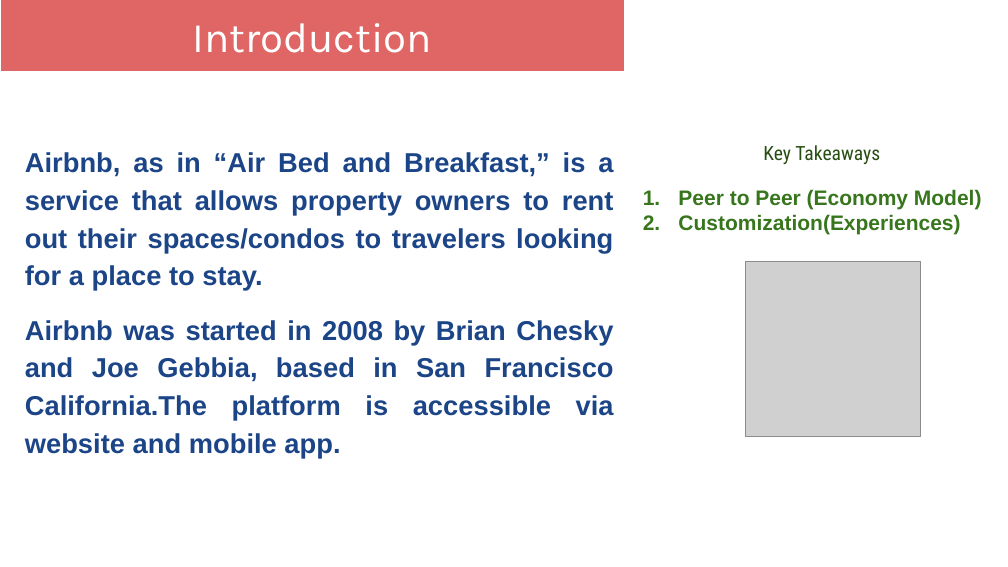
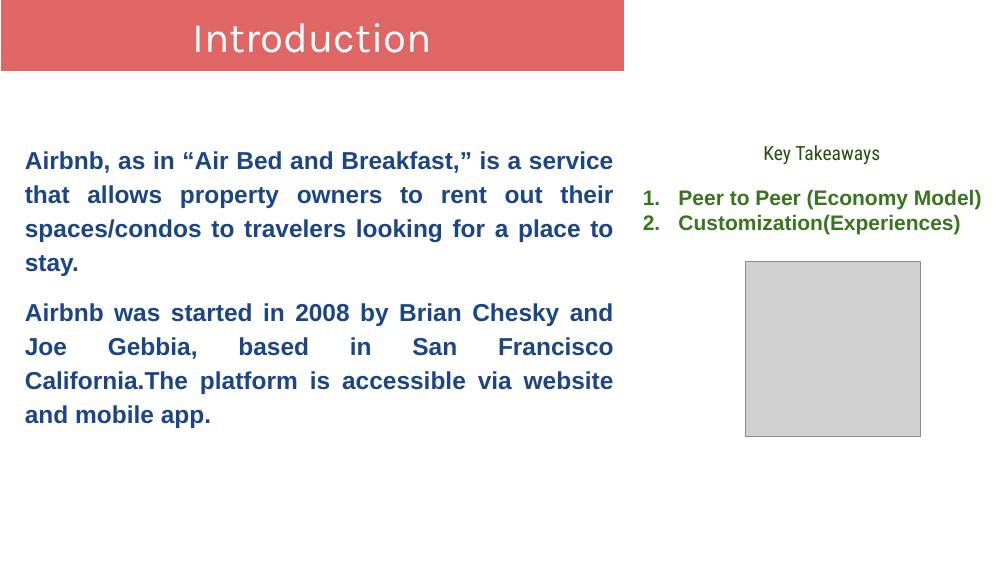
Before and after one commit to pankaj-beldar/Capstone_Project01_Airbnb_Booking_Analysis, a slide deck: slide 2 of EDA_Project01_Airbnb_Bookings_Analysis_Presentation.pptx. Drawn at 1008x567 pixels with LibreOffice and Linux fonts; fonts in the diff are those of the drawing; grey boxes stand for pictures; background and template pictures are left out. Boxes give left, top, right and bottom in pixels: in the first picture for what was removed or moved away, otherwise in the second. Text is boxed around its words. In the diff, an @@ line names an element or a change of style, - is before the commit and + after.

```diff
--- a/EDA_Project01_Airbnb_Bookings_Analysis_Presentation.pptx
+++ b/EDA_Project01_Airbnb_Bookings_Analysis_Presentation.pptx
@@ title "Airbnb, as in “Air Bed ..." at (x1=25, y1=151, x2=614, y2=428): size 19.5 to 17.6 pt @@
```
Also in this commit, not shown: 1 other slide changed, 1 other file.
